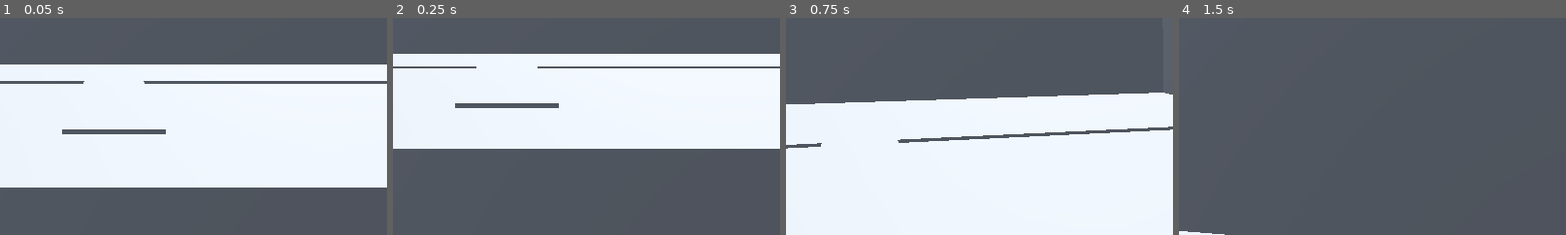
Above: before the commit, frames 1-4 (left to right).
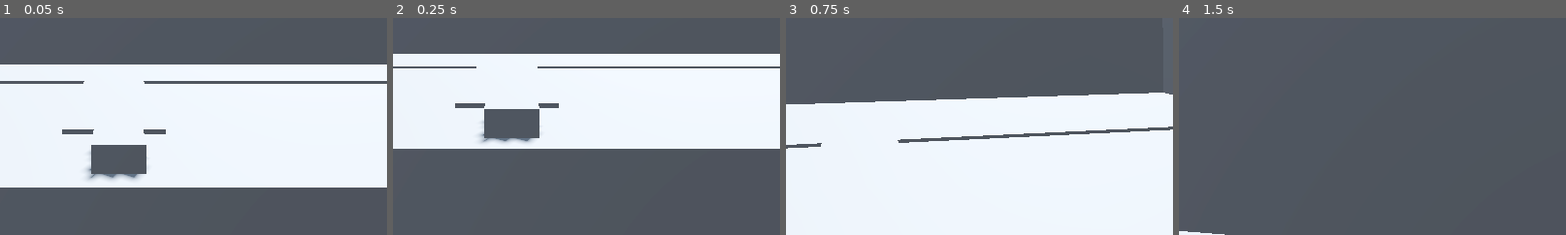
Above: after the commit, the same moments.

Repository: MrAwesomeOwl/scamajohn
Game: Godot game, scene res://main.tscn
Same seed, same stepped clock (60 frames per second), same inputs: the game is played once before the commit and once after it. This scene is started directly instead of the project's main scene.
Inputs (mouse positions are % of the whole screen's width and height, from its top left):
- Up to frame 1 (0.05 s): no input
- Up to frame 2 (0.25 s): no input
- Up to frame 3 (0.75 s): tap Enter (ui_accept) at 0.5 s; move the mouse to (55, 50) at 0.52 s; hold W (forward) from 0.53 s (still down); click (55, 50) at 0.6 s
- Up to frame 4 (1.5 s): keep holding W (forward); tap Enter (ui_accept) at 0.77 s; move the mouse to (45, 50) at 1.27 s; click (45, 50) at 1.35 s
The pictures show only the part of the screen within x 35-85%, y 50-100%; the shares and areas given below are measured in that part.

The runs differ from the first frame. In frame 1, 2.6% of the frame differs, in the area x 22-39%, y 51-75%; in frame 2, 2.5%; in frame 3, nothing differs; in frame 4, nothing differs.

Commit message:
Send Button

Diff:
--- a/main.tscn
+++ b/main.tscn
@@ -191,6 +191,17 @@
 transform = Transform3D(1, 0, 0, 0, 1, 0, 0, 0, 1, 0.00307631, -0.408987, 0.0876861)
 shape = SubResource("BoxShape3D_h2yge")
 
+[node name="Send Button" type="StaticBody3D" parent="."]
+transform = Transform3D(1, 0, 0, 0, 1, 0, 0, 0, 1, 0.0360032, 0.984366, -2.23215)
+
+[node name="CollisionShape3D" type="CollisionShape3D" parent="Send Button"]
+transform = Transform3D(0.4, 0, 0, 0, 0.4, 0, 0, 0, 0.4, 0, 0, 0)
+shape = SubResource("BoxShape3D_1bvp3")
+
+[node name="MeshInstance3D" type="MeshInstance3D" parent="Send Button"]
+transform = Transform3D(0.4, 0, 0, 0, 0.4, 0, 0, 0, 0.4, 0, 0, 0)
+mesh = SubResource("BoxMesh_lquwl")
+
 [node name="Button1" type="StaticBody3D" parent="."]
 transform = Transform3D(1, 0, 0, 0, 1, 0, 0, 0, 1, -1.70561, 2.23241, -2.23215)
 
Not shown, changed: Notes.txt
Not shown: 1 places in main.tscn that only renumber resources
